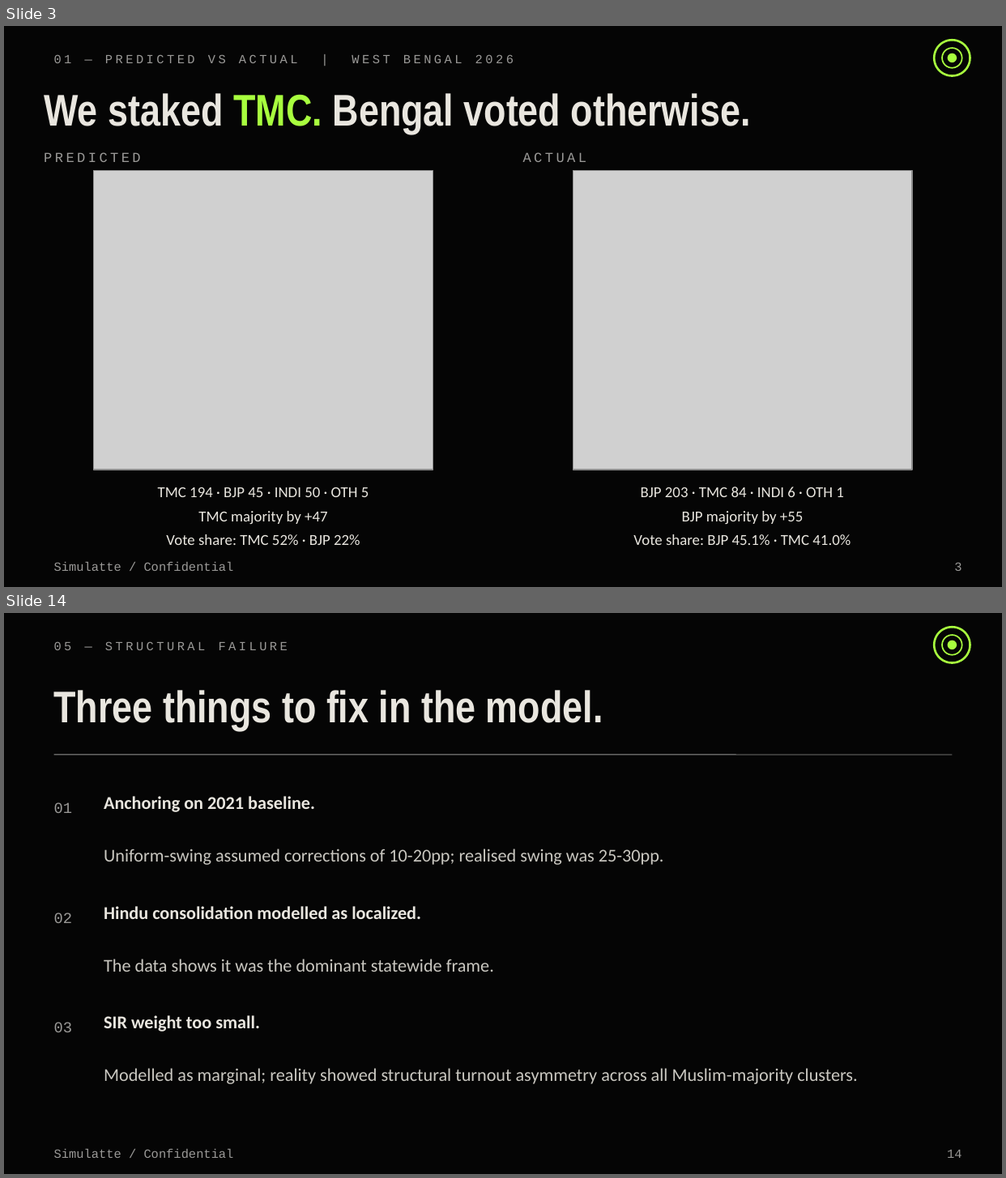
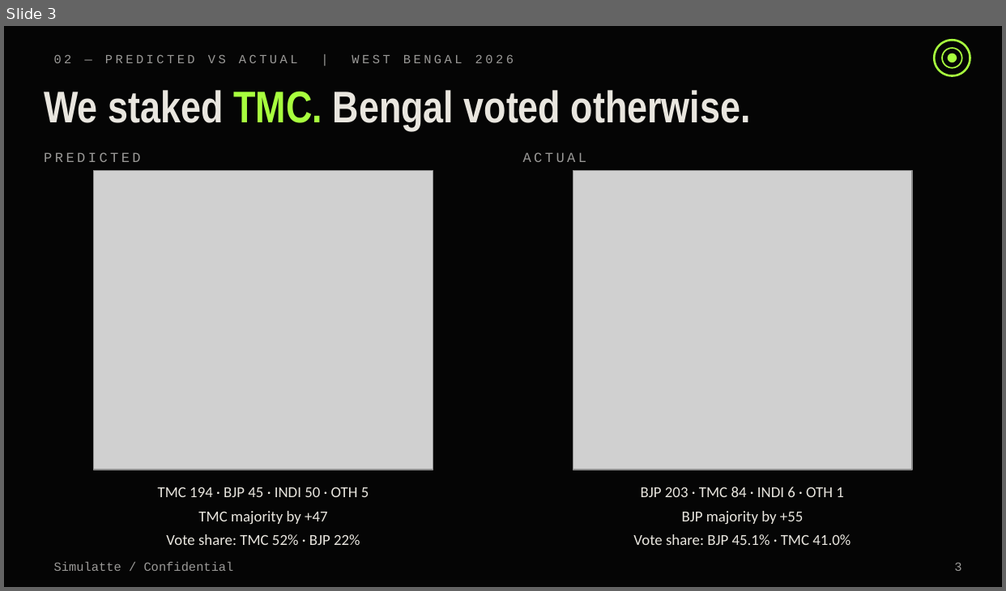
Before and after one commit to Iqbalahmed7/simulatte-popscale, a slide deck: engineering/wb_2026_postmortem_deck.pptx. Shown one above the other, each under a label of ours: slides 3 and 14 before the commit, slide 3 after it; the slides between them are not shown. The pictures are 1006x1178 and 1006x591 pixels, drawn with LibreOffice and Linux fonts; fonts in the diff are those of the drawing; grey boxes stand for pictures. Boxes give left, top, right and bottom in pixels: in the first picture for what was removed or moved away, otherwise in the second. Text is boxed around its words. In the diff, an @@ line names an element or a change of style, - is before the commit and + after.

```diff
--- a/engineering/wb_2026_postmortem_deck.pptx
+++ b/engineering/wb_2026_postmortem_deck.pptx
@@ slide 14 removed at <box>4,613,1002,1174</box>, background #050505 @@
@@ ellipse removed at <box>934,627,970,663</box> @@
@@ ellipse removed at <box>942,635,962,655</box> @@
@@ text removed at <box>54,641,288,650</box> @@
-05 — STRUCTURAL FAILURE
@@ ellipse removed at <box>948,641,956,649</box> @@
@@ text removed at <box>54,690,603,730</box> @@
-Three things to fix in the model.
@@ line removed from (54, 755) to (952, 755) @@
@@ text removed at <box>54,803,73,813</box> @@
-01
@@ text removed at <box>104,796,315,812</box> @@
-Anchoring on 2021 baseline.
@@ text removed at <box>104,849,664,865</box> @@
-Uniform-swing assumed corrections of 10-20pp; realised swing was 25-30pp.
@@ text removed at <box>54,913,73,923</box> @@
-02
@@ text removed at <box>104,906,421,919</box> @@
-Hindu consolidation modelled as localized.
@@ text removed at <box>104,959,494,972</box> @@
-The data shows it was the dominant statewide frame.
@@ text removed at <box>54,1022,73,1033</box> @@
-03
@@ text removed at <box>104,1016,260,1032</box> @@
-SIR weight too small.
@@ text removed at <box>104,1068,857,1084</box> @@
-Modelled as marginal; reality showed structural turnout asymmetry across all Muslim-majority clusters.
@@ text removed at <box>54,1149,234,1158</box> @@
-Simulatte / Confidential
@@ text removed at <box>947,1150,961,1158</box> @@
-14
@@ slide 3 changed as well @@
@@ text at <box>54,54,513,63</box>: text changed @@
-01 — PREDICTED VS ACTUAL | WEST BENGAL 2026
+02 — PREDICTED VS ACTUAL | WEST BENGAL 2026
@@ text "We staked TMC. Bengal voted ...": place and size @@
-text "We staked TMC. Bengal voted ..." at <box>44,93,751,134</box>
+text "We staked TMC. Bengal voted ..." at <box>44,90,751,130</box>
```
Also in this commit, not shown: 1 other slide changed, 3 slides added, 11 other slides removed, 2 other files.
